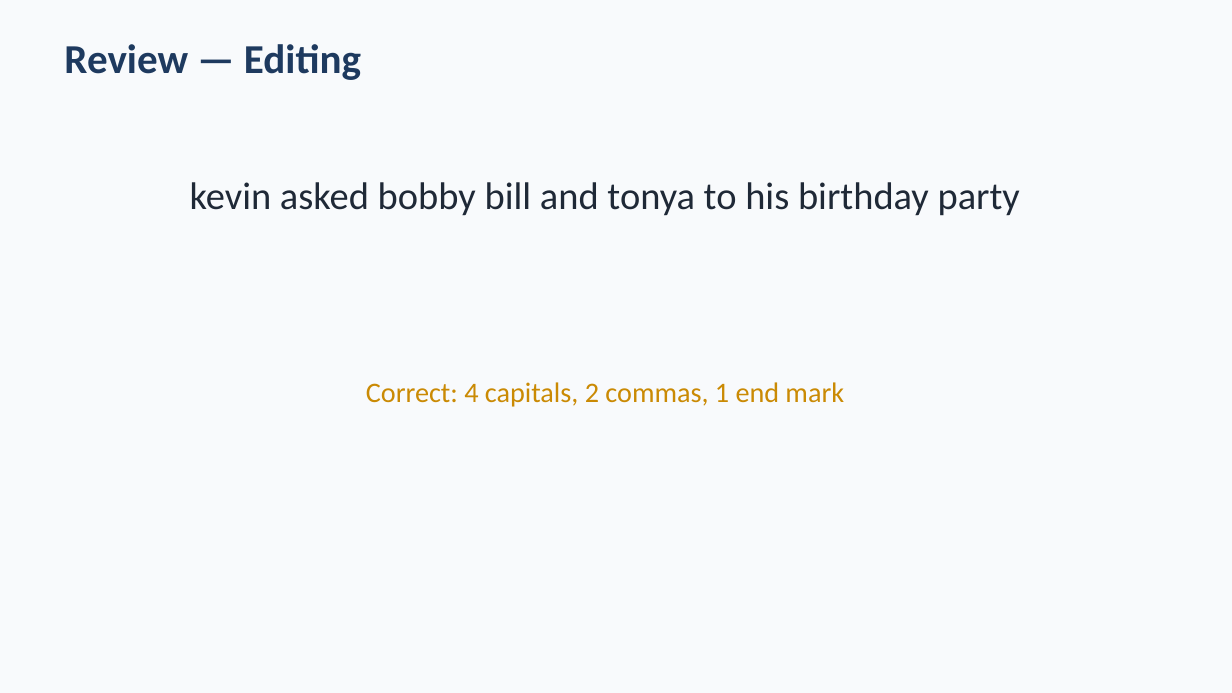
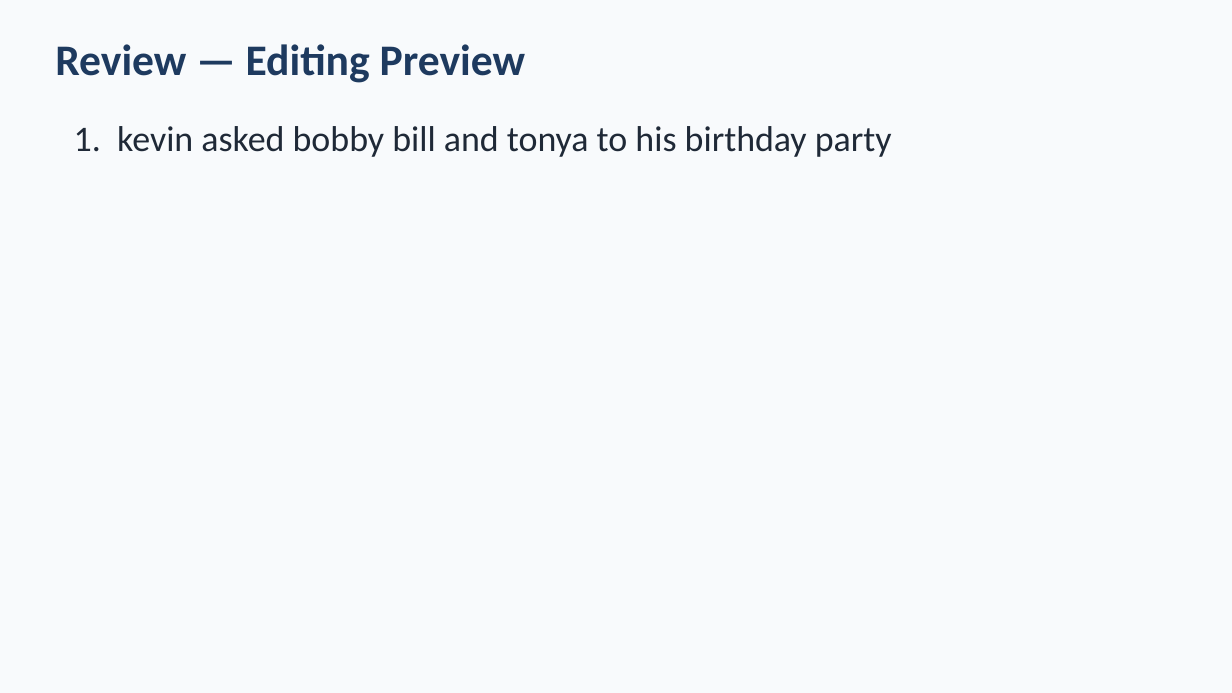
Before and after one commit to owenreagan-cyber/shurley-packet-system, a slide deck: slide 5 of exports/teacher-resource-packs/Shurley_Chapter_1_Teacher_Resource_Pack/05_Presentations/Ch.1_Chapter_Review.pptx (slide 6 before the commit). Drawn at 1232x693 pixels with LibreOffice and Linux fonts; fonts in the diff are those of the drawing. Boxes give left, top, right and bottom in pixels: in the first picture for what was removed or moved away, otherwise in the second. Text is boxed around its words. In the diff, an @@ line names an element or a change of style, - is before the commit and + after.

```diff
--- a/exports/teacher-resource-packs/Shurley_Chapter_1_Teacher_Resource_Pack/05_Presentations/Ch.1_Chapter_Review.pptx
+++ b/exports/teacher-resource-packs/Shurley_Chapter_1_Teacher_Resource_Pack/05_Presentations/Ch.1_Chapter_Review.pptx
@@ text at (55,44,525,83): text changed; size 32 to 34 pt @@
-Review — Editing
+Review — Editing Preview
@@ text at (74,126,892,157): text changed; size 30 to 28 pt @@
-kevin asked bobby bill and tonya to his birthday party
+1. kevin asked bobby bill and tonya to his birthday party
@@ text removed at (366,382,844,407) @@
-Correct: 4 capitals, 2 commas, 1 end mark
```
Also in this commit, not shown: 4 other slides changed, 1 slide added, 2 slides removed, 35 other files.
